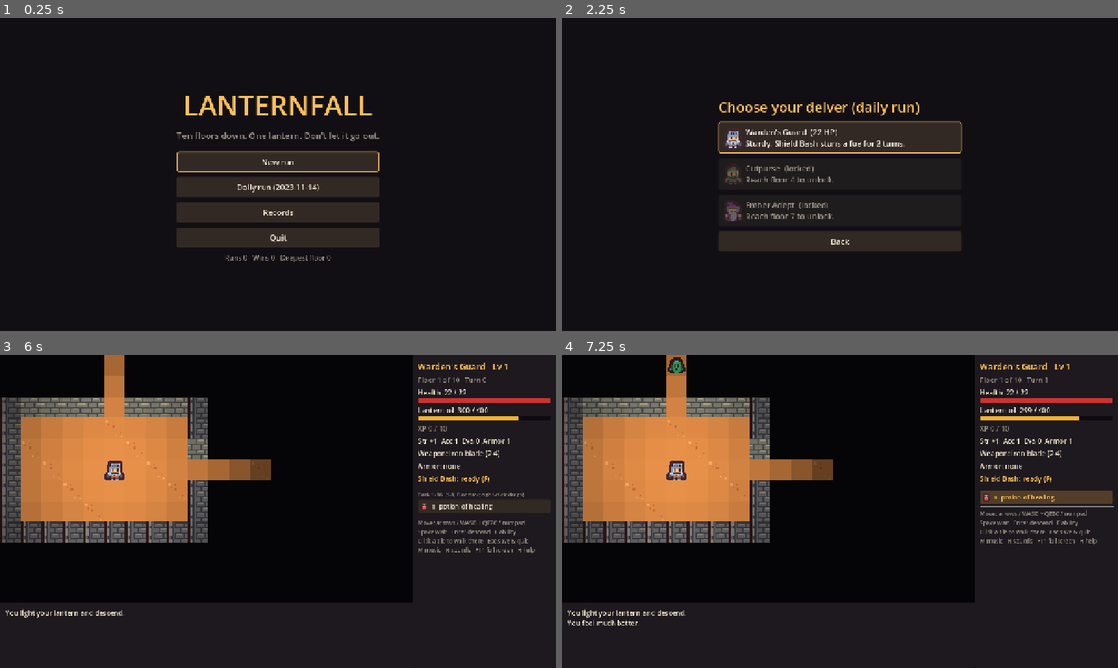
Above: before the commit, frames 1-4 (two rows, left to right).
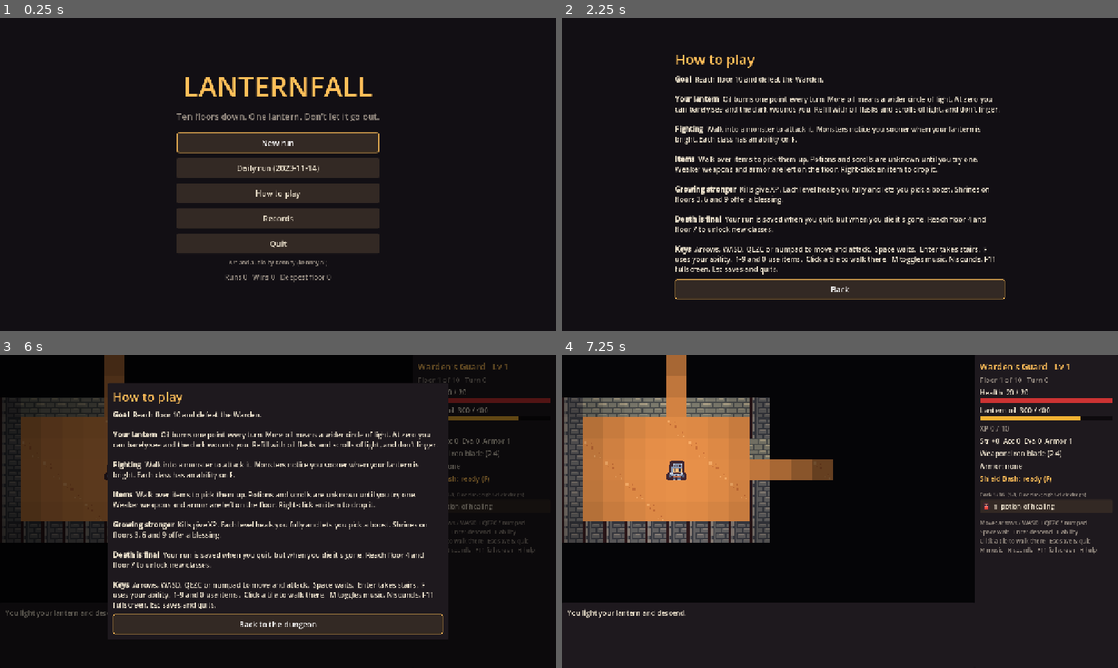
Above: after the commit, the same moments.

Repository: NyobXwb/lanternfall
Game: Godot game, scene res://ui/main.tscn
Same seed, same stepped clock (60 frames per second), same inputs: the game is played once before the commit and once after it.
Inputs (mouse positions are in pixels of both pictures, inside the frame that each line leads up to):
- Up to frame 1 (0.25 s): no input
- Up to frame 2 (2.25 s): click "Records" at 0.5 s; click "Back" at 1.25 s; click (840, 193) at 2 s, where only the run after the commit has a clickable "How to play"
- Up to frame 3 (6 s): click "Back" at 2.75 s; click "New run" at 3.5 s; click "Back" at 4.25 s; click "New run" at 5 s; click "Warden's Guard (22 HP) Sturdy…" (after the commit: "Warden's Guard (20 HP) Sturdy…") at 5.75 s
- Up to frame 4 (7.25 s): click "1 potion of healing" (after the commit: "Back to the dungeon") at 6.5 s

The runs differ from the first frame. In frame 1, 10% of the frame differs, in the area x 31-69%, y 18-85%; in frame 2, 17%; in frame 3, 51%, in the area x 0-99%, y 0-90%; in frame 4, 2.2%.
Error before the commit: Attempted to free a locked object (calling or emitting). (res://ui/main.gd:360)

Commit message:
How-to-play screen, guard rebalance, README and credits
Co-Authored-By: Claude Opus 5.5 <noreply@anthropic.com>
Claude-Session: https://claude.ai/code/session_014DexrHtgHWWYtcEXMziboE

Diff:
--- a/data/defs.gd
+++ b/data/defs.gd
@@ -16,7 +16,7 @@
 # Player classes. dmg = weapon damage range without a weapon item.
 const CLASSES := {
 	"guard": {
-		"name": "Warden's Guard", "hp": 22, "str": 1, "acc": 1, "eva": 0, "armor": 1,
+		"name": "Warden's Guard", "hp": 20, "str": 0, "acc": 0, "eva": 0, "armor": 1,
 		"weapon": "iron_blade", "kit": ["potion_heal"], "ability": "bash", "cooldown": 10,
 	},
 	"cutpurse": {
--- a/ui/main.gd
+++ b/ui/main.gd
@@ -55,7 +55,9 @@
 		var j := args.find("--" + name)
 		return args[j + 1] if j >= 0 and j + 1 < args.size() else dflt
 	var which: String = opt.call("screen", "game")
-	if which == "class":
+	if which == "help":
+		show_help("title")
+	elif which == "class":
 		show_class_select(false)
 	elif which == "game":
 		game = Game.new(int(opt.call("seed", "5")), opt.call("class", "guard"))
@@ -174,13 +176,62 @@
 	var prof := Profile.load_profile()
 	var done_today: bool = prof.daily.has(d[0])
 	box.add_child(_button("Daily run (%s)%s" % [d[0], " - done" if done_today else ""], func(): show_class_select(true), done_today))
+	box.add_child(_button("How to play", func(): show_help("title")))
 	box.add_child(_button("Records", show_records))
 	if OS.get_name() != "Web":
 		box.add_child(_button("Quit", func(): get_tree().quit()))
+	var credit := _label("Art and audio by Kenney (kenney.nl)", 13, COL_DIM)
+	credit.horizontal_alignment = HORIZONTAL_ALIGNMENT_CENTER
+	box.add_child(credit)
 	var stats := _label("Runs %d   Wins %d   Deepest floor %d" % [prof.runs, prof.wins, prof.best_floor], 16, COL_DIM)
 	stats.horizontal_alignment = HORIZONTAL_ALIGNMENT_CENTER
 	box.add_child(stats)
 	(first if first else nb).grab_focus.call_deferred()
+
+const HELP_TEXT := """[b]Goal[/b]  Reach floor 10 and defeat the Warden.
+
+[b]Your lantern[/b]  Oil burns one point every turn. More oil means a wider circle of light. At zero you can barely see and the dark wounds you. Refill with oil flasks and scrolls of light, and don't linger.
+
+[b]Fighting[/b]  Walk into a monster to attack it. Monsters notice you sooner when your lantern is bright. Each class has an ability on F.
+
+[b]Items[/b]  Walk over items to pick them up. Potions and scrolls are unknown until you try one. Weaker weapons and armor are left on the floor. Right-click an item to drop it.
+
+[b]Growing stronger[/b]  Kills give XP. Each level heals you fully and lets you pick a boost. Shrines on floors 3, 6 and 9 offer a blessing.
+
+[b]Death is final[/b]  Your run is saved when you quit, but when you die it's gone. Reach floor 4 and floor 7 to unlock new classes.
+
+[b]Keys[/b]  Arrows, WASD, QEZC or numpad to move and attack.  Space waits.  Enter takes stairs.  F uses your ability.  1-9 and 0 use items.  Click a tile to walk there.  M toggles music, N sounds, F11 fullscreen, Esc saves and quits."""
+
+var _help_return := "title"
+
+func show_help(back_to: String) -> void:
+	_help_return = back_to
+	if back_to == "game":
+		var box := _modal("How to play")
+		_add_help_text(box)
+		var b := _button("Back to the dungeon", func(): overlay.queue_free(); overlay = null)
+		box.add_child(b)
+		b.grab_focus.call_deferred()
+		return
+	screen = "help"
+	_clear()
+	_bg()
+	var box := _centered_box()
+	box.add_child(_label("How to play", 32, COL_ACCENT))
+	_add_help_text(box)
+	var back := _button("Back", show_title)
+	box.add_child(back)
+	back.grab_focus.call_deferred()
+
+func _add_help_text(box: Control) -> void:
+	var t := RichTextLabel.new()
+	t.bbcode_enabled = true
+	t.fit_content = true
+	t.custom_minimum_size = Vector2(760, 0)
+	t.add_theme_font_size_override("normal_font_size", 16)
+	t.add_theme_font_size_override("bold_font_size", 16)
+	t.text = HELP_TEXT
+	box.add_child(t)
 
 func show_records() -> void:
 	screen = "records"
@@ -298,6 +349,9 @@
 	scroll.add_child(side)
 	game.changed.connect(_refresh)
 	_refresh()
+	var prof := Profile.load_profile()
+	if prof.runs == 0 and game.turn == 0 and OS.get_cmdline_user_args().find("--shot") < 0:
+		show_help("game")
 
 func _refresh() -> void:
 	if screen != "game":
@@ -515,7 +569,9 @@
 		return
 	travel_path_target = Vector2i(-1, -1)
 	var k: int = event.keycode
-	if k == KEY_M:
+	if k == KEY_H or k == KEY_F1:
+		show_help("game")
+	elif k == KEY_M:
 		sfx.toggle_music()
 	elif k == KEY_N:
 		sfx.toggle_sfx()
Not shown, changed: tools/sim.sh
